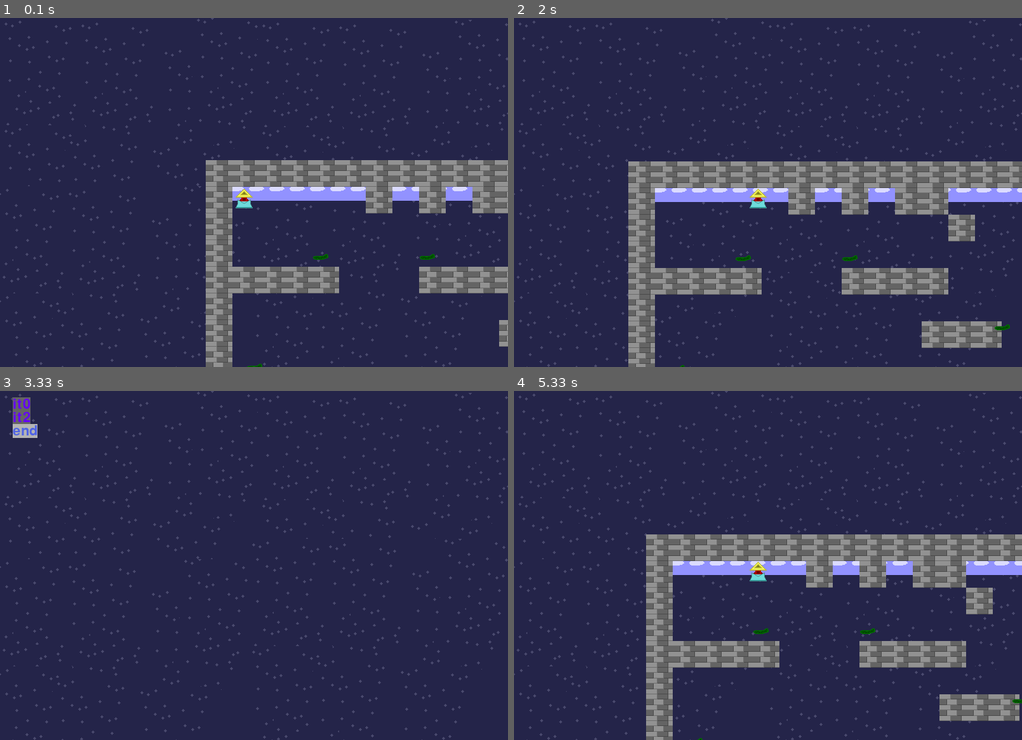
Above: before the commit, frames 1-4 (two rows, left to right).
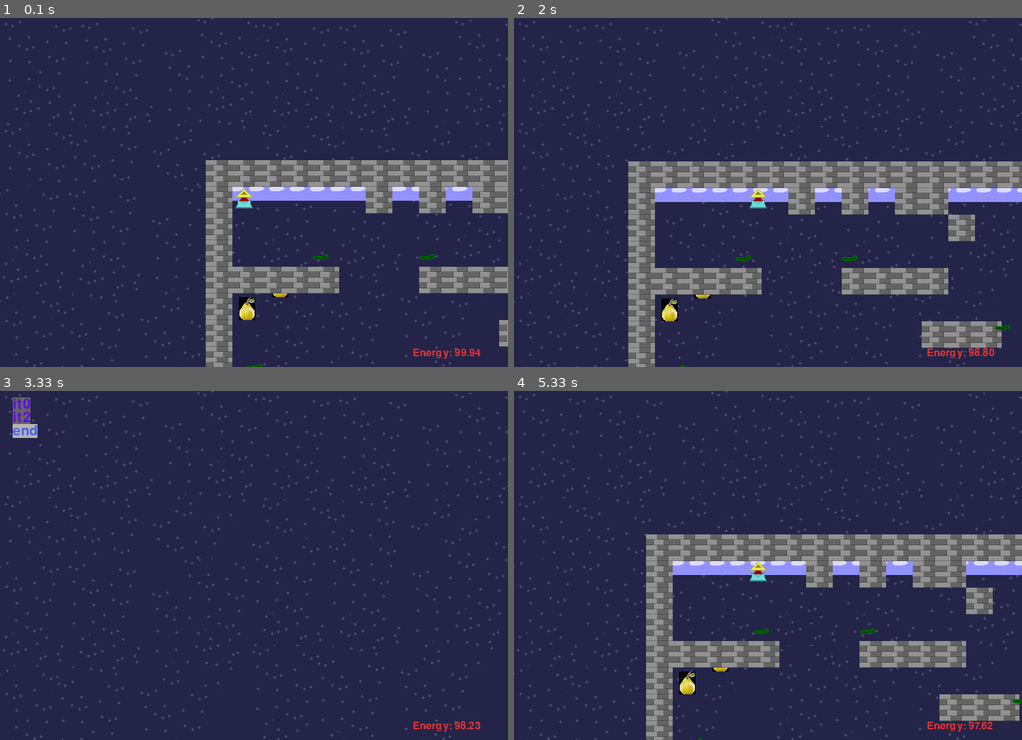
Above: after the commit, the same moments.

Repository: anokata/pythonPetProjects
Game: pygame game, started from platformer/sur.py
Same seed, same stepped clock (60 frames per second), same inputs: the game is played once before the commit and once after it.
Inputs:
- Up to frame 1 (0.1 s): no input
- Up to frame 2 (2 s): hold Right 0.33-0.8 s; hold Up 0.83-1.13 s; tap Space at 0.9, 1.23, 1.57, 1.87 s; hold Down 1.17-1.47 s; hold Left 1.5-1.9 s; hold Up from 1.93 s (still down)
- Up to frame 3 (3.33 s): tap Space at 2, 2.4, 2.8, 3.1, 3.3 s; release Up at 2.3 s; hold Down 2.33-2.7 s; hold Left 2.73-3.2 s; hold Right from 3.23 s (still down)
- Up to frame 4 (5.33 s): tap Space at 3.6, 3.8, 4.13, 4.47, 4.77, 4.9, 5.3 s; release Right at 3.7 s; hold Up 3.73-4.03 s; hold Down 4.07-4.37 s; hold Left 4.4-4.8 s; hold Up 4.83-5.2 s; hold Down from 5.23 s (still down)

The runs differ from the first frame. In frame 1, 0.4% of the frame differs, in the area x 47-95%, y 78-98%; in frame 2, 0.4%, in the area x 29-95%, y 79-98%; in frame 3, 0.2%; in frame 4, 0.4%.

Commit message:
Добавил HUD с простейшей энергией.

Diff:
--- a/platformer/sur.py
+++ b/platformer/sur.py
@@ -72,9 +72,13 @@
     movingud = 0
     dy = 0
     dx = 0.0
+    energy = 100.0
 
     def __init__(self):
         pass
+
+    def step(self):
+        self.energy -= 0.01
 
 # Player anim
 AnimDelay = 0.1 # скорость смены кадров
@@ -125,6 +129,7 @@
         a.blit(self.image, (0, 0))
 
     def moveSide(self, dt, platforms, enemies):
+        self.step()
         if self.dx < 0:
             self.changeAnim(self.AnimLeft)
         elif self.dx > 0:
@@ -189,6 +194,7 @@
 layerFg = None
 textLayer = None
 menu = None
+hud = None
 
 def menuKeyDown(k, d):
     if k == pygame.K_DOWN:
@@ -245,6 +251,33 @@
     def get_rect(self):
         return self.font.get_rect()
 
+class Hud():
+    items = []
+    enrg = 'Energy: %.2f'
+
+    def __init__(self, layer, x=0, y=10):
+        self.layer = layer
+        i = self.items = list()
+        self.id = 'hud'
+        self.rect = pygame.Rect(0,0,0,0)
+        self.font = Font(24, (230, 50, 50))
+        self.x = x
+        self.y = y
+        i.append(self.enrg)
+        self.refresh()
+
+    def refresh(self):
+        self.layer[self.id] = list()
+        y = self.y
+        for x in self.items:
+            t = self.font.render(x % player.energy)
+            self.rect = t.get_rect()
+            self.rect.top = y
+            self.rect.left = self.x
+            y += self.font.h // 1.5
+            self.layer[self.id].append((t, self.rect))
+
+
 class MenuList():
     items = []
     selected = 0
@@ -254,7 +287,6 @@
         self.items = list()
         self.id = id
         self.rect = pygame.Rect(0,0,0,0)
-        #self.font = Font(32, (100, 0, 250))
         self.font = Font(32, (100, 0, 250), (100, 100, 100))
         self.selfont = Font(32, (80, 100, 230), (180, 180, 180))
         self.x = x
@@ -320,11 +352,14 @@
         for e in l:
             screen.blit(e.image, cam.calc(e))
 
-    #for x in textLayer.values():
-    #    for (e, r) in x:
-    #        screen.blit(e, r)
+    for (e, r) in textLayer['hud']:
+        screen.blit(e, r)
 
     pygame.display.flip()
+
+def mainMechanic(d, p, e):
+    player.moveSide(d, p, e)
+    hud.refresh()
 
 def main():
     pygame.init()
@@ -346,7 +381,7 @@
     setEventHandler('mainRun', 'draw', drawMain)
     setEventHandler('mainRun', 'keyDown', keyDown)
     setEventHandler('mainRun', 'keyUp', keyUp)
-    setEventHandler('mainRun', 'mechanic', player.moveSide)
+    setEventHandler('mainRun', 'mechanic', mainMechanic)
 
     mp = list()
     Layers = list()
@@ -360,8 +395,10 @@
     textLayer = {'menu1': list()}
 
     # menu
-    global menu
+    global menu, hud
     menu = createMenu('men1', ['it0','it2','end'])
+
+    hud = Hud(textLayer, WindowW-150, WindowH-30)
 
     for x in range(30):
         mp += [(x,15)]
@@ -408,7 +445,7 @@
 
     layerFg.add(player)
     createEnemies(layerFg)
-    #randomClouds(layerBg)
+    randomClouds(layerBg)
 
 def randomClouds(layer):
     count = 10
@@ -419,7 +456,7 @@
         x = random.randint(1, w)
         y = random.randint(1, w)
         points.append((x,y))
-    obj = Tiled('cloud0.png', points)
+    obj = Tiled('objects/F0.png', points)
     print(points)
     for x in obj.tiles:
         layer.add(x)
Binary file added: platformer/objects/F0.png
Binary file added: platformer/objects/cube1.png
